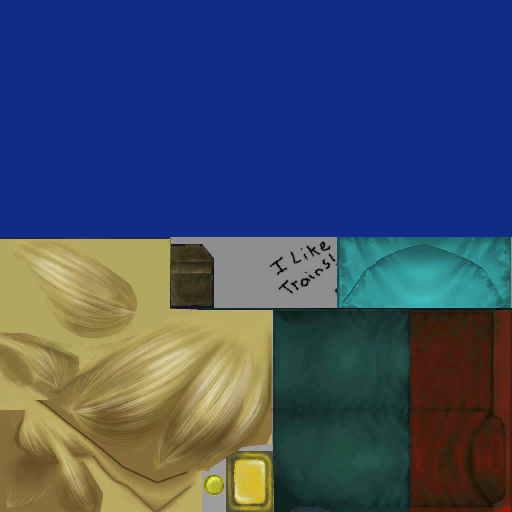
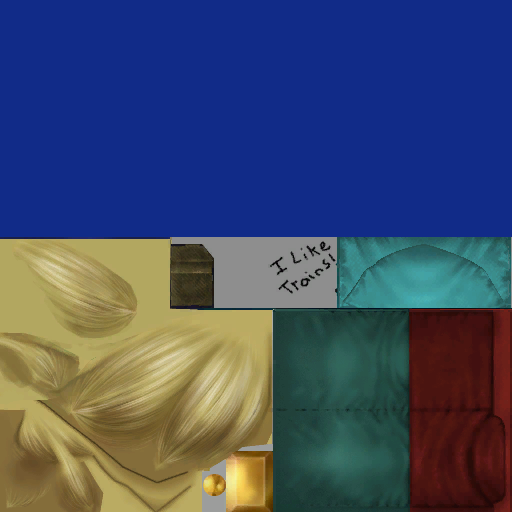
The second 512x512 image is a revision of the first. Changes to its layers:
painted on "Pasted Layer" over [0, 237, 512, 512]
